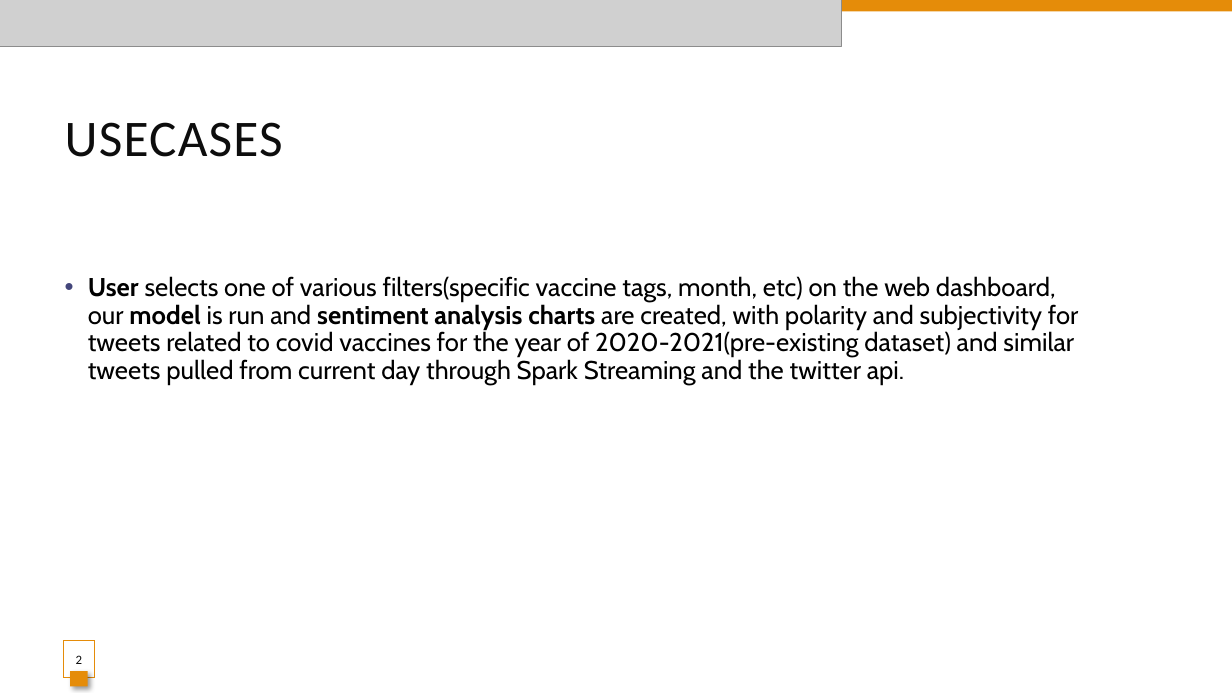
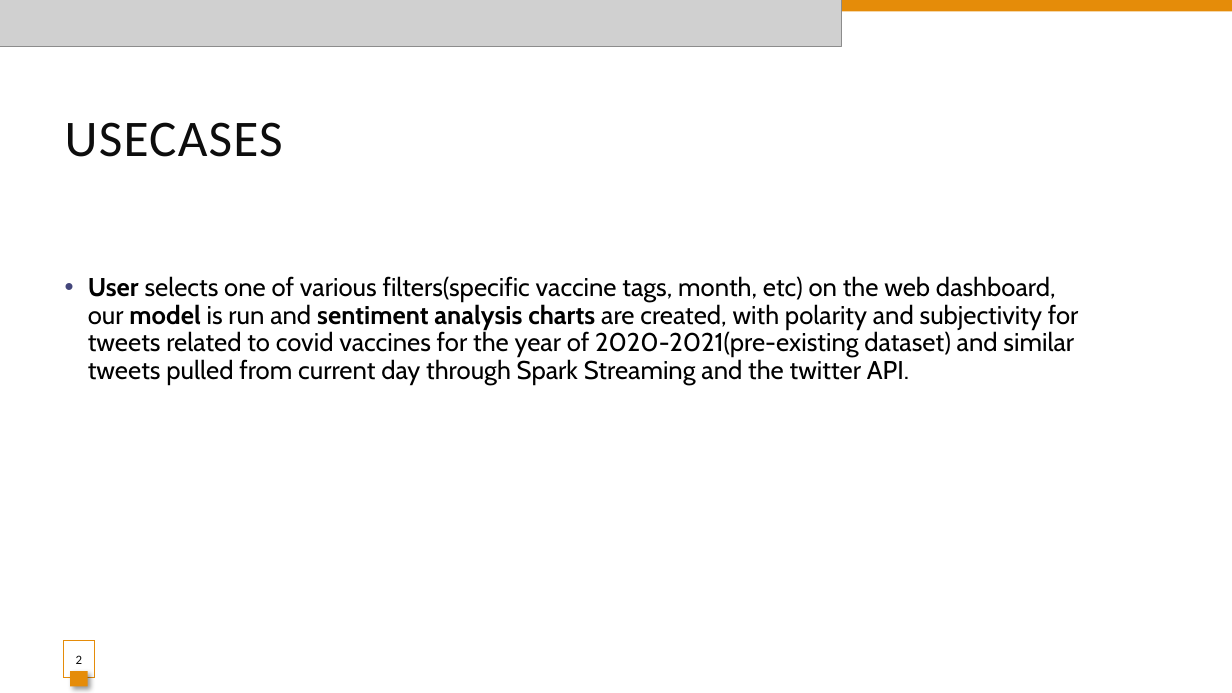
Before and after one commit to SkandaSrinivasan/CSYE7200-Team6Project, a slide deck: slide 2 of CSYE 7200- Team 6 Project presentation.pptx. Drawn at 1232x693 pixels with LibreOffice and Linux fonts; fonts in the diff are those of the drawing; grey boxes stand for pictures. Boxes give left, top, right and bottom in pixels: in the first picture for what was removed or moved away, otherwise in the second. Text is boxed around its words. In the diff, an @@ line names an element or a change of style, - is before the commit and + after.

```diff
--- a/CSYE 7200- Team 6 Project presentation.pptx
+++ b/CSYE 7200- Team 6 Project presentation.pptx
@@ text at [88,276,1079,385]: text changed @@
-• User selects one of various filters(specific vaccine tags, month, etc) on the web dashboard, our model is run and sentiment analysis charts are created, with polarity and subjectivity for tweets related to covid vaccines for the year of 2020-2021(pre-existing dataset) and similar tweets pulled from current day through Spark Streaming and the twitter api.
+• User selects one of various filters(specific vaccine tags, month, etc) on the web dashboard, our model is run and sentiment analysis charts are created, with polarity and subjectivity for tweets related to covid vaccines for the year of 2020-2021(pre-existing dataset) and similar tweets pulled from current day through Spark Streaming and the twitter API.
```
Also in this commit, not shown: 4 other slides changed.
